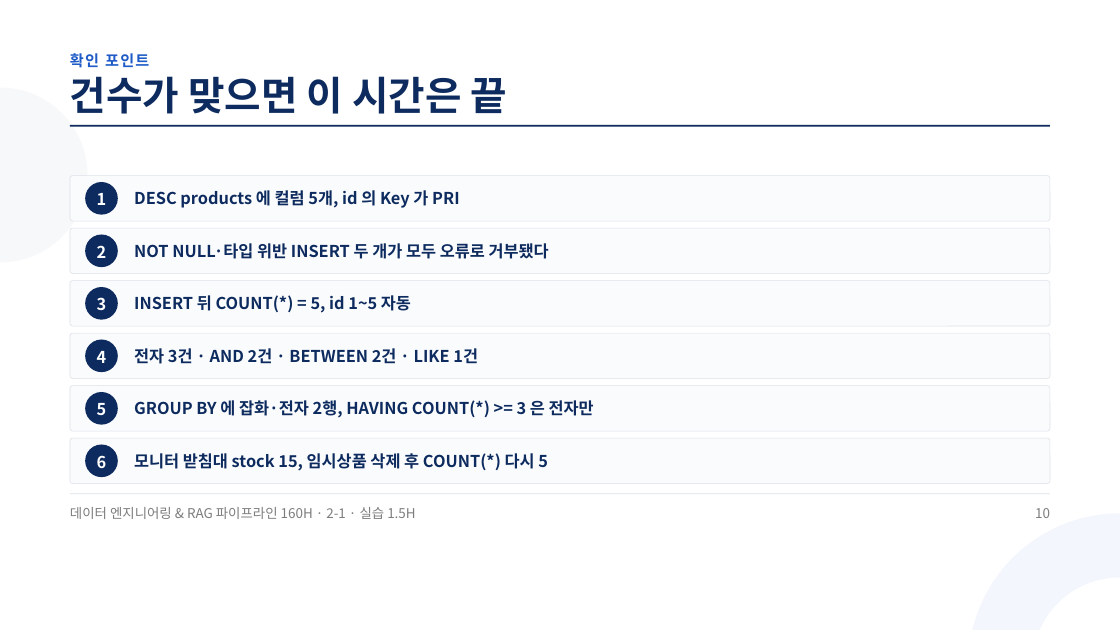
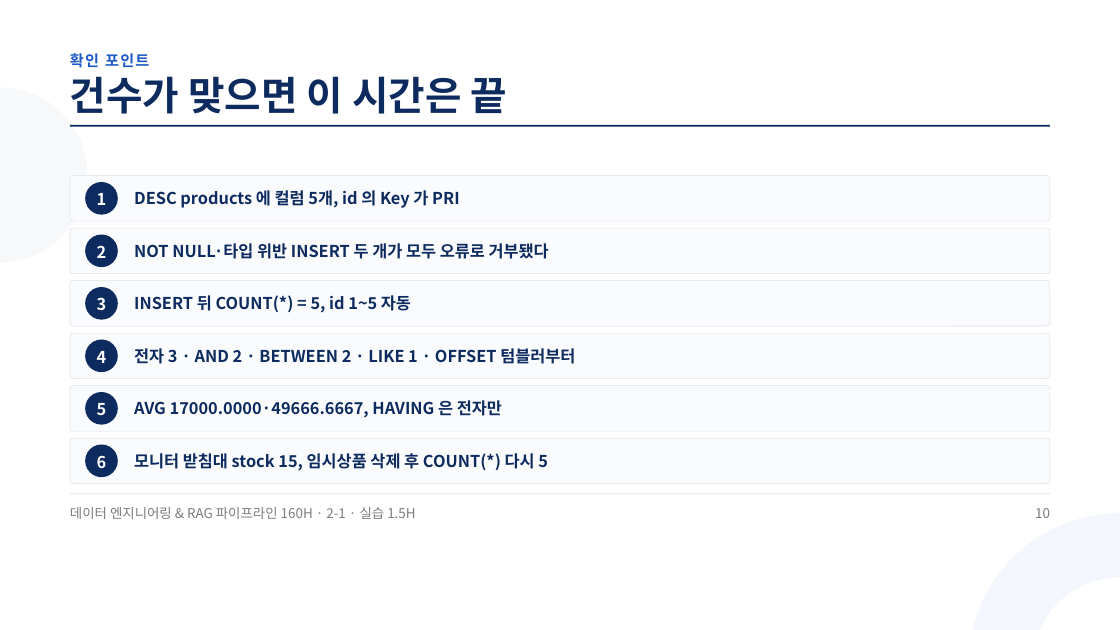
Before and after one commit to aebonlee/materials, a slide deck: slide 10 of data-eng/decks/w2d1s3.pptx. Drawn at 1120x630 pixels with LibreOffice and Linux fonts; fonts in the diff are those of the drawing. Boxes give left, top, right and bottom in pixels: in the first picture for what was removed or moved away, otherwise in the second. Text is boxed around its words. In the diff, an @@ line names an element or a change of style, - is before the commit and + after.

```diff
--- a/data-eng/decks/w2d1s3.pptx
+++ b/data-eng/decks/w2d1s3.pptx
@@ text at bbox=[134, 348, 575, 364]: text changed @@
-전자 3건 · AND 2건 · BETWEEN 2건 · LIKE 1건
+전자 3 · AND 2 · BETWEEN 2 · LIKE 1 · OFFSET 텀블러부터
@@ text at bbox=[134, 400, 502, 418]: text changed @@
-GROUP BY 에 잡화·전자 2행, HAVING COUNT(*) >= 3 은 전자만
+AVG 17000.0000·49666.6667, HAVING 은 전자만
```
Also in this commit, not shown: 5 other slides changed, 9 other files.
